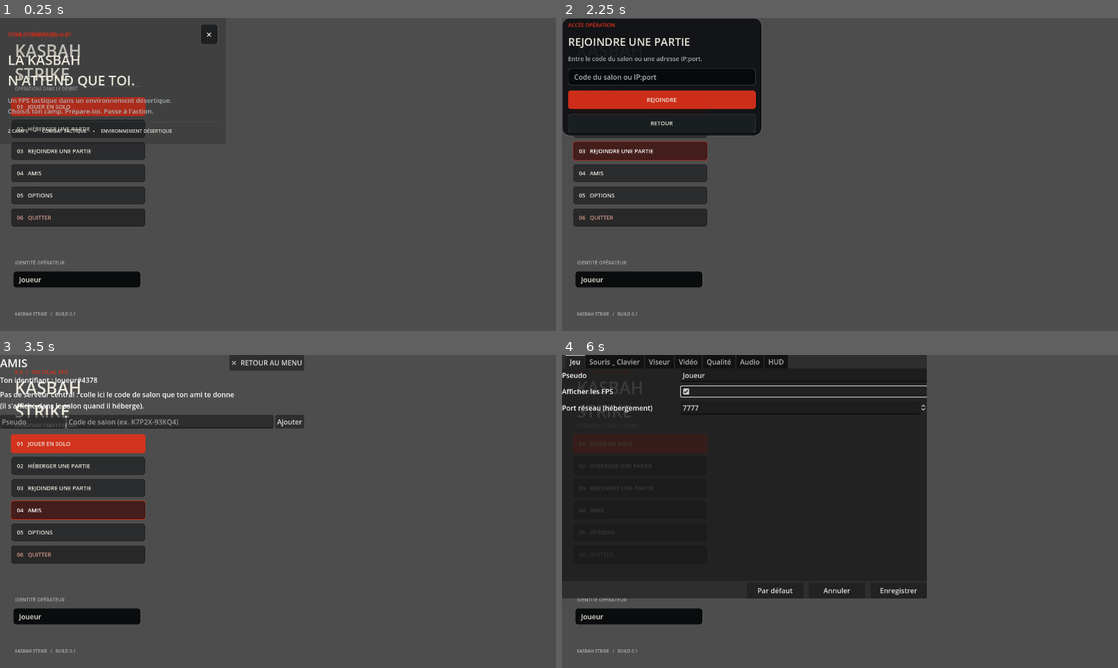
Above: before the commit, frames 1-4 (two rows, left to right).
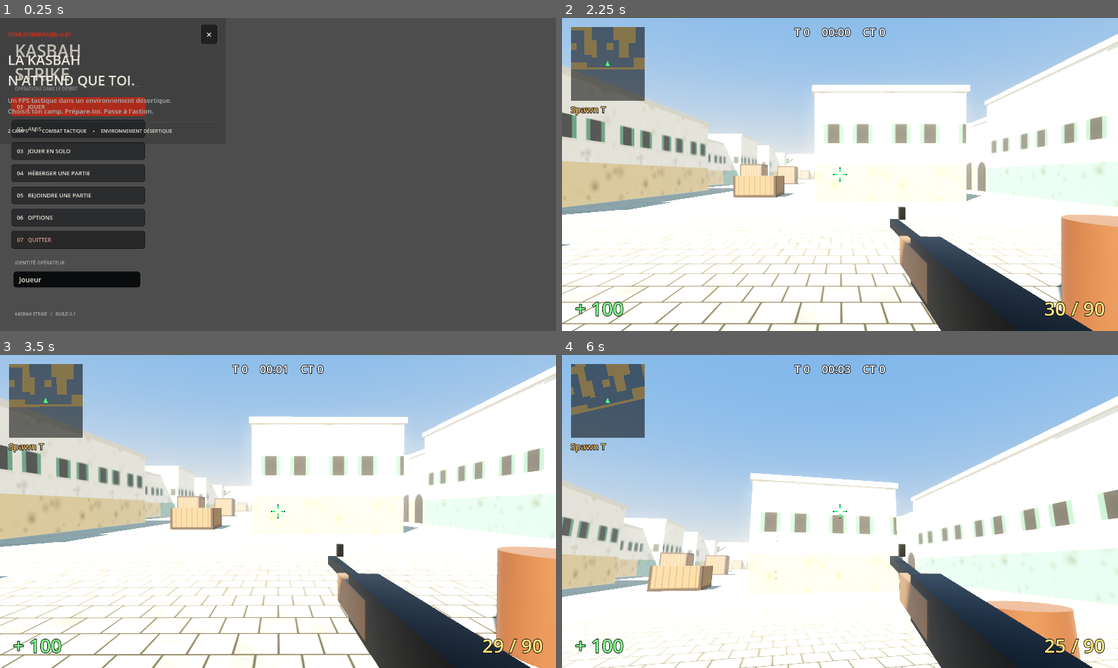
Above: after the commit, the same moments.

Repository: natoxszz/Game-new-natox
Game: Godot game, scene res://scenes/main_menu.tscn
The game is run twice, just before and just after one commit, with the same random seed, the same clock (stepped at 60 frames per second) and the same inputs.
Inputs (mouse positions are in pixels of both pictures, inside the frame that each line leads up to):
- Up to frame 1 (0.25 s): no input
- Up to frame 2 (2.25 s): click (639, 127) at 0.5 s, where only the run before the commit has a clickable "02 HÉBERGER UNE PARTIE"; click (639, 127) at 1.25 s, where only the run after the commit has a clickable "02 AMIS"; click (639, 149) at 2 s, where only the run before the commit has a clickable "03 REJOINDRE UNE PARTIE"
- Up to frame 3 (3.5 s): click (77, 511) at 2.75 s, where only the run before the commit has a clickable "04 AMIS"
- Up to frame 4 (6 s): click (639, 533) at 3.5 s, where only the run before the commit has a clickable "05 OPTIONS"; click (639, 442) at 4.25 s, where only the run before the commit has a clickable "01 JOUER EN SOLO"; click (639, 442) at 5 s, where only the run before the commit has a clickable "01 JOUER EN SOLO"; click (806, 392) at 5.77 s

The runs differ from the first frame. In frame 1, 1.8% of the frame differs, in the area x 2-27%, y 27-74%; in frame 2, 98%; in frame 3, 98%; in frame 4, 99%, in the area x 0-100%, y 0-100%.

Commit message:
Reorder menu like CS2 and make friends page returnable

Diff:
--- a/kasbah-strike-godot/scripts/main_menu.gd
+++ b/kasbah-strike-godot/scripts/main_menu.gd
@@ -107,19 +107,20 @@
 	nav.add_theme_constant_override("separation", 7)
 	add_child(nav)
 
-	_nav_button(nav, "01   JOUER EN SOLO", _start_solo, true)
-	_nav_button(nav, "02   HÉBERGER UNE PARTIE", func():
+	_nav_button(nav, "01   JOUER", func(): _show("home"), true)
+	_nav_button(nav, "02   AMIS", func(): _show("friends"))
+	_nav_button(nav, "03   JOUER EN SOLO", _start_solo)
+	_nav_button(nav, "04   HÉBERGER UNE PARTIE", func():
 		Settings.save()
 		var err := Net.host(int(Settings.v.port))
 		if err == OK:
 			get_tree().change_scene_to_file("res://scenes/lobby.tscn")
 		else:
 			status.text = "Hébergement impossible. Erreur %d" % err)
-	_nav_button(nav, "03   REJOINDRE UNE PARTIE", func(): _show("join"))
-	_nav_button(nav, "04   AMIS", func(): _show("friends"))
-	_nav_button(nav, "05   OPTIONS", func(): _show("options"))
-
-	var quit_button := _nav_button(nav, "06   QUITTER", func(): get_tree().quit())
+	_nav_button(nav, "05   REJOINDRE UNE PARTIE", func(): _show("join"))
+	_nav_button(nav, "06   OPTIONS", func(): _show("options"))
+
+	var quit_button := _nav_button(nav, "07   QUITTER", func(): get_tree().quit())
 	quit_button.modulate = Color(0.88, 0.66, 0.63)
 
 	var profile_label := _label("IDENTITÉ OPÉRATEUR", 11, TEXT_MUTED)
@@ -173,6 +174,7 @@
 
 	var friends := FriendsMenu.new()
 	friends.join_requested.connect(_join)
+	friends.closed.connect(func(): _show("home"))
 	_page(holder, "friends", friends)
 
 	var options := OptionsMenu.new()
